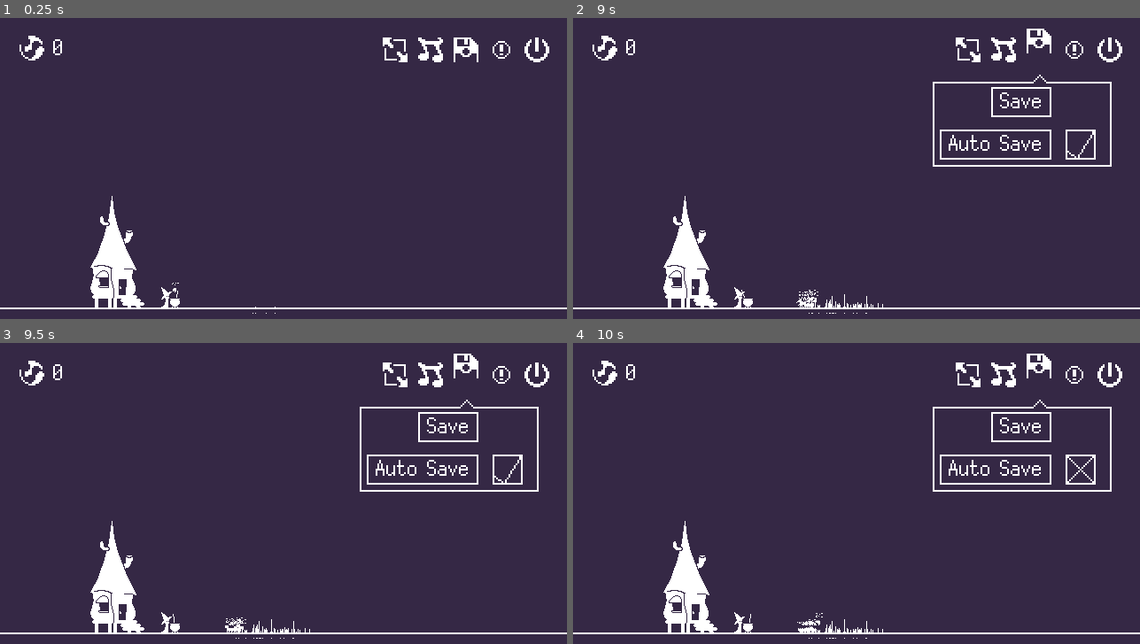
Above: before the commit, frames 1-4 (two rows, left to right).
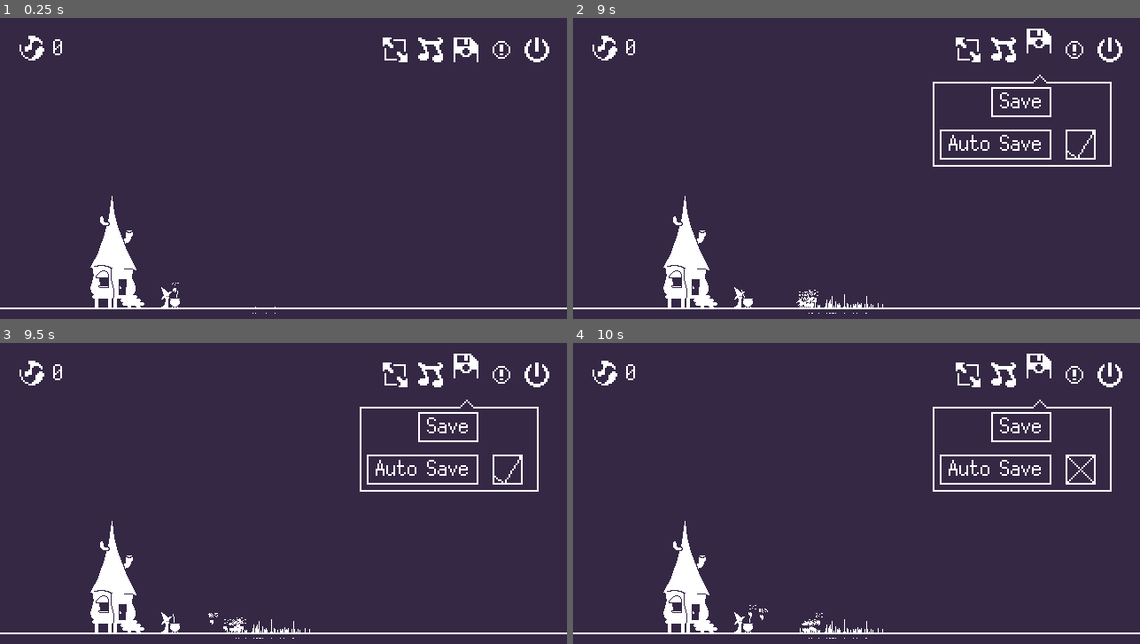
Above: after the commit, the same moments.

Repository: nicokumike/MajoKara
Game: Godot game, scene res://main.tscn
Same seed, same stepped clock (60 frames per second), same inputs: the game is played once before the commit and once after it.
Inputs (mouse positions are in pixels of both pictures, inside the frame that each line leads up to):
- Up to frame 1 (0.25 s): no input
- Up to frame 2 (9 s): click (969, 51) at 0.5 s; click (1071, 51) at 1.25 s; click (969, 51) at 2 s; click (981, 105) at 2.75 s; click (1088, 60) at 3.5 s; click (1071, 51) at 4.25 s; click (969, 51) at 5 s; click (981, 105) at 5.75 s; click (1088, 60) at 6.5 s; click (1071, 51) at 7.25 s; click (1003, 51) at 8 s; click (1037, 51) at 8.75 s
- Up to frame 3 (9.5 s): no input
- Up to frame 4 (10 s): click (1083, 469) at 9.5 s

Frames 1-2 are identical in both runs. In frame 3, less than 0.1% of the frame differs, in the area x 36-42%, y 89-96%; in frame 4, less than 0.1%, in the area x 30-44%, y 87-97%.

Commit message:
fairy go to cauldron

Diff:
--- a/Entities/Environment/ground.gd
+++ b/Entities/Environment/ground.gd
@@ -4,11 +4,14 @@
 @onready var forest = $Forest
 @onready var planter = $Forest/Planter
 @onready var PLANT = preload("res://Entities/Plants/bulb_plant.tscn")
+@onready var cauldron: Sprite2D = $Cauldron
 
 
 func _ready():
 	position.y = get_viewport().get_visible_rect().size.y - 32
 	SignalBus.ground_position.y = position.y
+	GlobalSettings.cauldron_location = cauldron.global_position
+
 
 func _process(_delta):
 	pass
--- a/Entities/Environment/ground.tscn
+++ b/Entities/Environment/ground.tscn
@@ -60,6 +60,30 @@
 [sub_resource type="Curve2D" id="Curve2D_4e8f1"]
 resource_local_to_scene = true
 
+[sub_resource type="Curve2D" id="Curve2D_t6roi"]
+resource_local_to_scene = true
+
+[sub_resource type="Curve2D" id="Curve2D_pu4v3"]
+resource_local_to_scene = true
+
+[sub_resource type="Curve2D" id="Curve2D_6rse7"]
+resource_local_to_scene = true
+
+[sub_resource type="Curve2D" id="Curve2D_begxa"]
+resource_local_to_scene = true
+
+[sub_resource type="Curve2D" id="Curve2D_xcyc6"]
+resource_local_to_scene = true
+
+[sub_resource type="Curve2D" id="Curve2D_4k0v6"]
+resource_local_to_scene = true
+
+[sub_resource type="Curve2D" id="Curve2D_dh78g"]
+resource_local_to_scene = true
+
+[sub_resource type="Curve2D" id="Curve2D_74skp"]
+resource_local_to_scene = true
+
 [node name="Ground" type="Node2D"]
 script = ExtResource("1_xacfp")
 
@@ -85,8 +109,9 @@
 hframes = 20
 
 [node name="Cauldron" type="Sprite2D" parent="."]
-position = Vector2(198, -12)
+position = Vector2(198, -19)
 texture = ExtResource("4_oca3b")
+offset = Vector2(0, 7)
 hframes = 18
 
 [node name="AnimationPlayer" type="AnimationPlayer" parent="Cauldron"]
@@ -132,34 +157,34 @@
 
 [node name="MainFairy3" parent="." instance=ExtResource("8_rt06b")]
 position = Vector2(197.545, -16.565)
-curve = SubResource("Curve2D_4e8f1")
+curve = SubResource("Curve2D_t6roi")
 
 [node name="MainFairy4" parent="." instance=ExtResource("8_rt06b")]
 position = Vector2(197.545, -16.565)
-curve = SubResource("Curve2D_4e8f1")
+curve = SubResource("Curve2D_pu4v3")
 
 [node name="MainFairy5" parent="." instance=ExtResource("8_rt06b")]
 position = Vector2(197.545, -16.565)
-curve = SubResource("Curve2D_4e8f1")
+curve = SubResource("Curve2D_6rse7")
 
 [node name="MainFairy6" parent="." instance=ExtResource("8_rt06b")]
 position = Vector2(197.545, -16.565)
-curve = SubResource("Curve2D_4e8f1")
+curve = SubResource("Curve2D_begxa")
 
 [node name="MainFairy7" parent="." instance=ExtResource("8_rt06b")]
 position = Vector2(197.545, -16.565)
-curve = SubResource("Curve2D_4e8f1")
+curve = SubResource("Curve2D_xcyc6")
 
 [node name="MainFairy8" parent="." instance=ExtResource("8_rt06b")]
 position = Vector2(197.545, -16.565)
-curve = SubResource("Curve2D_4e8f1")
+curve = SubResource("Curve2D_4k0v6")
 
 [node name="MainFairy9" parent="." instance=ExtResource("8_rt06b")]
 position = Vector2(197.545, -16.565)
-curve = SubResource("Curve2D_4e8f1")
+curve = SubResource("Curve2D_dh78g")
 
 [node name="MainFairy10" parent="." instance=ExtResource("8_rt06b")]
 position = Vector2(197.545, -16.565)
-curve = SubResource("Curve2D_4e8f1")
+curve = SubResource("Curve2D_74skp")
 
 [connection signal="timeout" from="Forest/Timer" to="Forest/Planter" method="_on_timer_timeout"]
--- a/Entities/Fairies/fairy.gd
+++ b/Entities/Fairies/fairy.gd
@@ -20,17 +20,24 @@
 var current_pos = Vector2()
 var speed = randf_range(1, 1)
 var inventory = 0
-var max_storage = 9999
+var max_storage = 10
+var searching = false
 
-func get_current_position():
+func get_current_position(searching):
 	current_pos = fairy.global_position
-	set_start_point(current_pos)
+	set_start_point(current_pos, searching)
 
-func set_start_point(pos):
+func set_start_point(pos, searching):
 	path.curve.add_point(to_local(pos))
 	#print(pos)
-	locator_timeout.start()
-	moved = true
+	if searching == true:
+		locator_timeout.start()
+		moved = true
+	else:
+		set_end_point(GlobalSettings.cauldron_location)
+
+
+
 
 func set_end_point(end_pos):
 	path.curve.add_point(to_local(end_pos))
@@ -45,7 +52,7 @@
 	locator.position.x += .5
 
 func _ready() -> void:
-	get_current_position()
+	get_current_position(true)
 	#var speed = randi_range(.3, 1)
 	#follow.progress_ratio = 0
 	#path.curve.add_point(Vector2(84, 120))
@@ -91,7 +98,7 @@
 		path.curve.remove_point(0)
 	locator.global_position.y += -16
 	current_grass = null
-	get_current_position()
+
 
 
 func _on_grass_collection_timeout() -> void:
@@ -109,8 +116,10 @@
 		grass_collection.stop()
 
 func inventory_full():
-	pass
+	reset()
+	get_current_position(false)
 
 func plant_fully_collected():
 	current_grass.terminate()
 	reset()
+	get_current_position(true)
--- a/Globals/GlobalSettings.gd
+++ b/Globals/GlobalSettings.gd
@@ -1,3 +1,4 @@
 extends Node
 
 var ui_scale = 2
+var cauldron_location = Vector2()
Not shown: 1 places in Entities/Environment/ground.tscn that only renumber resources
